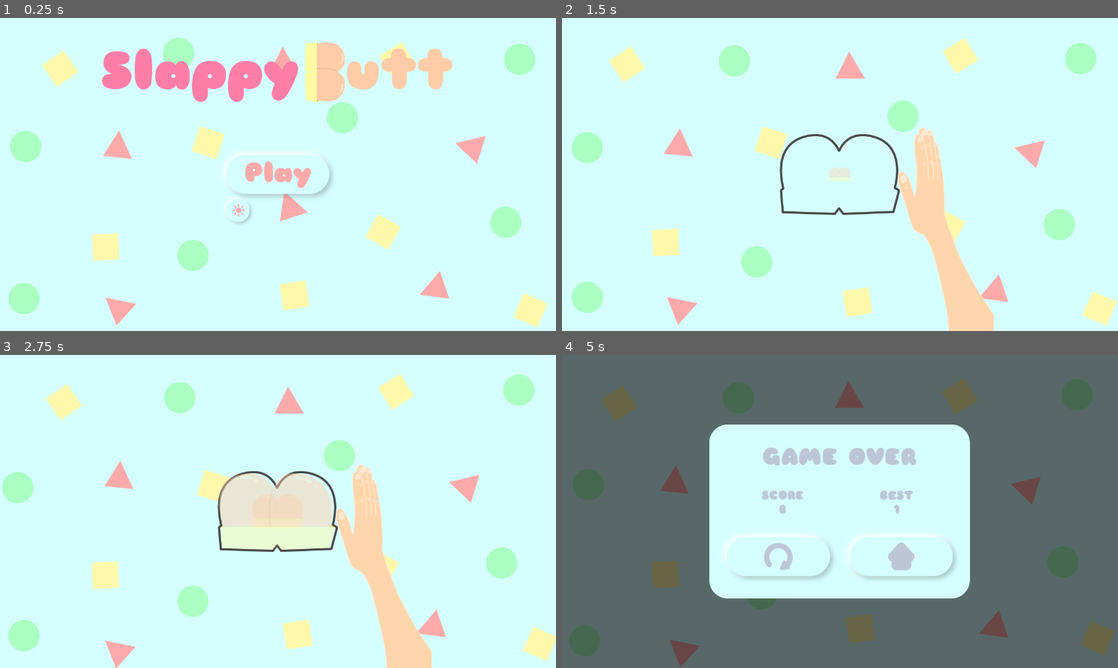
Above: before the commit, frames 1-4 (two rows, left to right).
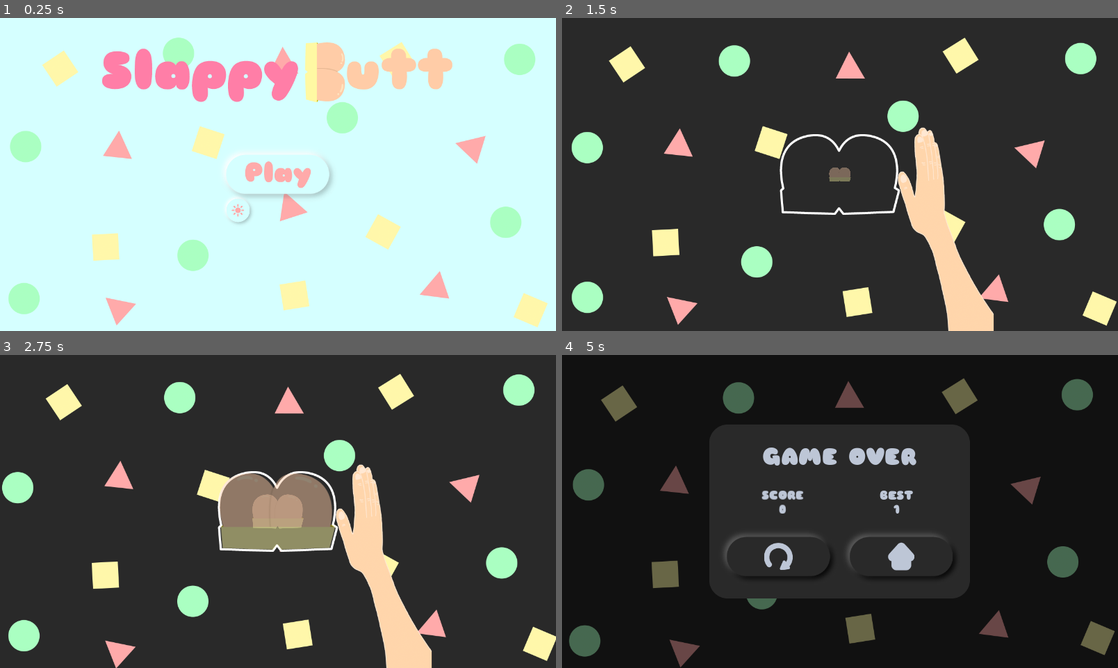
Above: after the commit, the same moments.

Repository: MikeTeok/test_butt_name
Game: Godot game, scene res://scenes/main_scene.tscn
The game is run twice, just before and just after one commit, with the same random seed, the same clock (stepped at 60 frames per second) and the same inputs.
Inputs (mouse positions are in pixels of both pictures, inside the frame that each line leads up to):
- Up to frame 1 (0.25 s): no input
- Up to frame 2 (1.5 s): click (801, 208) at 0.5 s; click (840, 174) at 1.25 s
- Up to frame 3 (2.75 s): move the mouse to (400, 495) at 2.02 s; tap Space (ui_select) at 2.27 s
- Up to frame 4 (5 s): move the mouse to (728, 527) at 2.77 s; tap Space (ui_select) at 3.02 s; click (778, 555) at 3.5 s; move the mouse to (895, 442) at 4.27 s

The runs differ from the first frame. In frame 1, less than 0.1% of the frame differs, in the area x 41-44%, y 59-64%; in frame 2, 90%; in frame 3, 90%; in frame 4, 93%, in the area x 0-100%, y 0-100%.

Commit message:
Clean up
Clean up warnings
Clean up toggle_button function

Diff:
--- a/scenes/toggle_button.tscn
+++ b/scenes/toggle_button.tscn
@@ -43,7 +43,7 @@
 "times": PoolRealArray( 0.32 ),
 "transitions": PoolRealArray( 1 ),
 "values": [ {
-"args": [  ],
+"args": [ "Light mode" ],
 "method": "change_theme_mode"
 } ]
 }
@@ -85,7 +85,7 @@
 "times": PoolRealArray( 0.32 ),
 "transitions": PoolRealArray( 1 ),
 "values": [ {
-"args": [  ],
+"args": [ "Dark mode" ],
 "method": "change_theme_mode"
 } ]
 }
@@ -119,7 +119,6 @@
 }
 
 [node name="AnimatedSprite" type="AnimatedSprite" parent="clip_rect"]
-position = Vector2( 2.73875, 0 )
 frames = ExtResource( 1 )
 offset = Vector2( 45, 45.5 )
 
--- a/scenes/toggle_button_parent.gd
+++ /dev/null
@@ -1,17 +0,0 @@
-extends Control
-
-export (SpriteFrames)var icon_picture
-onready var theme_mode = "Light mode" setget set_theme
-signal changeThemeRequest(theme_mode)
-
-func _ready():
-	$toggle_button/clip_rect/AnimatedSprite.frames = icon_picture
-
-func set_theme(new_theme):
-	$toggle_button.theme_mode = new_theme
-
-func _on_toggle_button_pressed():
-	if $toggle_button.theme_mode == "Dark mode":
-		emit_signal("changeThemeRequest", "Light mode")
-	else:
-		emit_signal("changeThemeRequest", "Dark mode")
--- a/scripts/MainMenu.gd
+++ b/scripts/MainMenu.gd
@@ -17,5 +17,5 @@
 func _on_Playbutton_pressed():
 	emit_signal("startRequest")
 
-func _on_toggle_button_changeThemeRequest(_theme_mode):
-	emit_signal("changeThemeRequest", theme_mode)
+func _on_toggle_button_changeThemeRequest(new_theme):
+	emit_signal("changeThemeRequest", new_theme)
--- a/scripts/SaveState.gd
+++ b/scripts/SaveState.gd
@@ -30,7 +30,7 @@
 	if not save_file.file_exists(save_filename):
 		return
 
-	var saved_nodes = get_tree().get_nodes_in_group("Saved")
+#	var saved_nodes = get_tree().get_nodes_in_group("Saved")
 
 #	for node in saved_nodes:
 #		node.queue_free()
--- a/scripts/main_scene.gd
+++ b/scripts/main_scene.gd
@@ -19,8 +19,8 @@
 	game.show()
 	game.play()
 
-func _on_MainMenu_changeThemeRequest(theme_mode):
-	set_theme(theme_mode)
+func _on_MainMenu_changeThemeRequest(new_theme):
+	set_theme(new_theme)
 
 func _on_Game_gameOver(combo):
 	game.halt()
--- a/scripts/toggle_button.gd
+++ b/scripts/toggle_button.gd
@@ -64,8 +64,5 @@
 	icon.frame = icon_end_of_animation
 	icon_end_of_animation = icon_selector[!toggle][1]
 
-func change_theme_mode():
-	if theme_mode == "Dark mode":
-		emit_signal("changeThemeRequest", "Light mode")
-	else:
-		emit_signal("changeThemeRequest", "Dark mode")
+func change_theme_mode(new_theme):
+	emit_signal("changeThemeRequest", new_theme)
